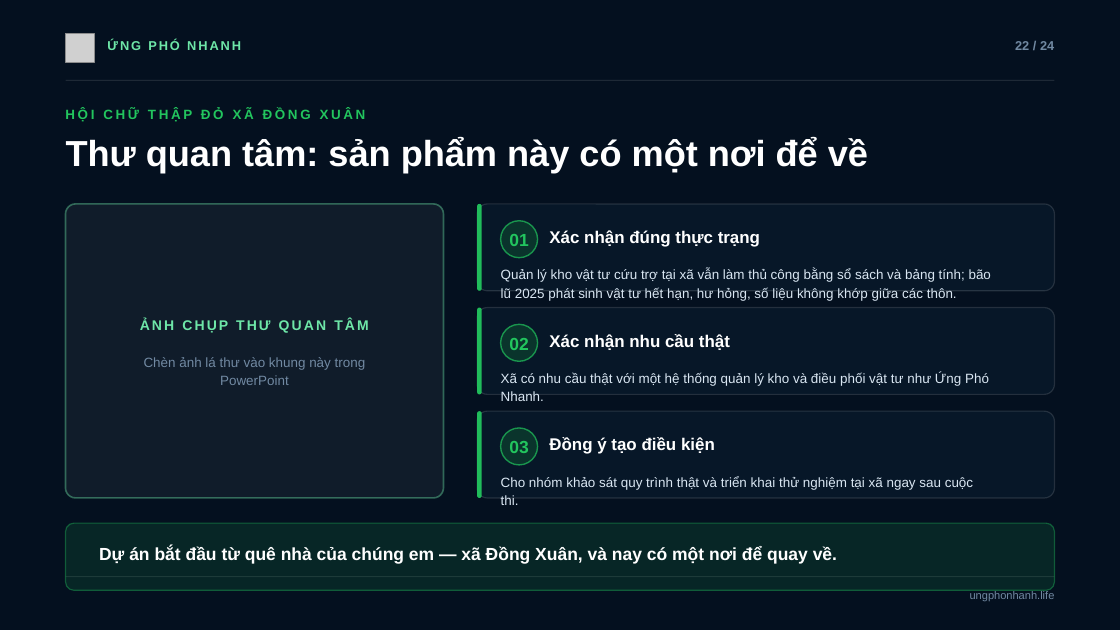
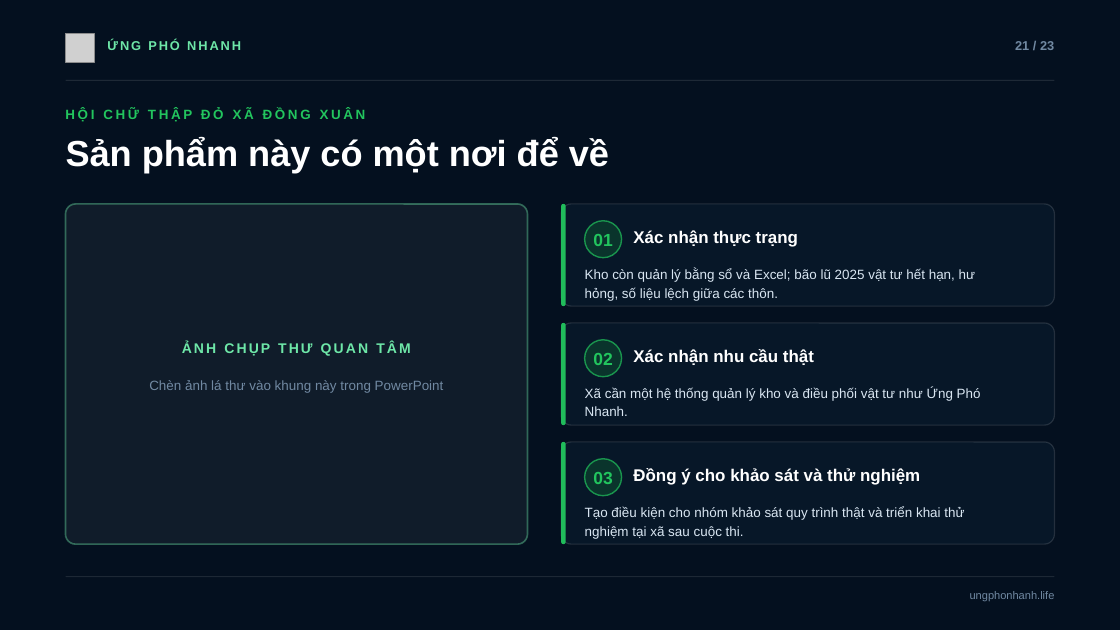
Before and after one commit to khoidev2001/safestock-x, a slide deck: slide 21 of slide-ung-pho-nhanh/Ung-Pho-Nhanh-Slide.pptx (slide 22 before the commit). Drawn at 1120x630 pixels with LibreOffice and Linux fonts; fonts in the diff are those of the drawing; grey boxes stand for pictures; background and template pictures are left out. Boxes give left, top, right and bottom in pixels: in the first picture for what was removed or moved away, otherwise in the second. Text is boxed around its words. In the diff, an @@ line names an element or a change of style, - is before the commit and + after.

```diff
--- a/slide-ung-pho-nhanh/Ung-Pho-Nhanh-Slide.pptx
+++ b/slide-ung-pho-nhanh/Ung-Pho-Nhanh-Slide.pptx
@@ text at [1015,41,1054,50]: text changed @@
-22 / 24
+21 / 23
@@ text at [66,138,609,173]: text changed @@
-Thư quan tâm: sản phẩm này có một nơi để về
+Sản phẩm này có một nơi để về
@@ rounded rectangle: place and size @@
-rounded rectangle at [66,204,444,498]
+rounded rectangle at [66,204,528,544]
@@ rounded rectangle: place and size @@
-rounded rectangle at [477,204,1054,291]
+rounded rectangle at [561,204,1054,307]
@@ rounded rectangle: place and size @@
-rounded rectangle at [477,204,482,291]
+rounded rectangle at [561,204,566,307]
@@ 2 rounded rectangles, 1 text: place and size @@
-2 rounded rectangles, 1 text at [501,221,538,258]
+2 rounded rectangles, 1 text at [585,221,622,258]
@@ text at [633,230,798,247]: text changed @@
-Xác nhận đúng thực trạng
+Xác nhận thực trạng
@@ text at [585,269,975,301]: text changed @@
-Quản lý kho vật tư cứu trợ tại xã vẫn làm thủ công bằng sổ sách và bảng tính; bão
-lũ 2025 phát sinh vật tư hết hạn, hư hỏng, số liệu không khớp giữa các thôn.
+Kho còn quản lý bằng sổ và Excel; bão lũ 2025 vật tư hết hạn, hư
+hỏng, số liệu lệch giữa các thôn.
@@ rounded rectangle: place and size @@
-rounded rectangle at [477,308,1054,394]
+rounded rectangle at [561,323,1054,425]
@@ rounded rectangle: place and size @@
-rounded rectangle at [477,308,482,394]
+rounded rectangle at [561,323,566,425]
@@ text "ẢNH CHỤP THƯ QUAN TÂM": place and size @@
-text "ẢNH CHỤP THƯ QUAN TÂM" at [140,318,368,333]
+text "ẢNH CHỤP THƯ QUAN TÂM" at [182,342,410,356]
@@ 2 rounded rectangles, 1 text: place and size @@
-2 rounded rectangles, 1 text at [501,324,538,361]
+2 rounded rectangles, 1 text at [585,339,622,376]
@@ text "Xác nhận nhu cầu thật": place and size @@
-text "Xác nhận nhu cầu thật" at [549,334,730,350]
+text "Xác nhận nhu cầu thật" at [633,349,814,365]
@@ text at [149,380,444,393]: text changed @@
-Chèn ảnh lá thư vào khung này trong
-PowerPoint
+Chèn ảnh lá thư vào khung này trong PowerPoint
@@ text at [585,388,981,401]: text changed @@
-Xã có nhu cầu thật với một hệ thống quản lý kho và điều phối vật tư như Ứng Phó
+Xã cần một hệ thống quản lý kho và điều phối vật tư như Ứng Phó
@@ text "Xã cần một hệ thống ...": place and size @@
-text "Xã cần một hệ thống ..." at [501,372,989,401]
+text "Xã cần một hệ thống ..." at [585,388,981,416]
@@ proportions changed in 4 elements at [561,204,1054,307], [561,323,1054,425], [66,204,528,544], [561,442,1054,544] @@
@@ rounded rectangle: place and size @@
-rounded rectangle at [477,411,1054,497]
+rounded rectangle at [561,442,1054,544]
@@ rounded rectangle: place and size @@
-rounded rectangle at [477,411,482,497]
+rounded rectangle at [561,442,566,544]
@@ 2 rounded rectangles, 1 text: place and size @@
-2 rounded rectangles, 1 text at [501,428,538,465]
+2 rounded rectangles, 1 text at [585,459,622,496]
@@ text at [633,468,920,485]: text changed @@
-Đồng ý tạo điều kiện
+Đồng ý cho khảo sát và thử nghiệm
@@ text at [585,507,964,539]: text changed @@
-Cho nhóm khảo sát quy trình thật và triển khai thử nghiệm tại xã ngay sau cuộc
-thi.
+Tạo điều kiện cho nhóm khảo sát quy trình thật và triển khai thử
+nghiệm tại xã sau cuộc thi.
@@ rounded rectangle removed at [66,523,1054,591] @@
@@ text removed at [99,547,837,564] @@
-Dự án bắt đầu từ quê nhà của chúng em — xã Đồng Xuân, và nay có một nơi để quay về.
```
Also in this commit, not shown: 19 other slides changed, 1 slide added, 2 slides removed, 6 other files.
